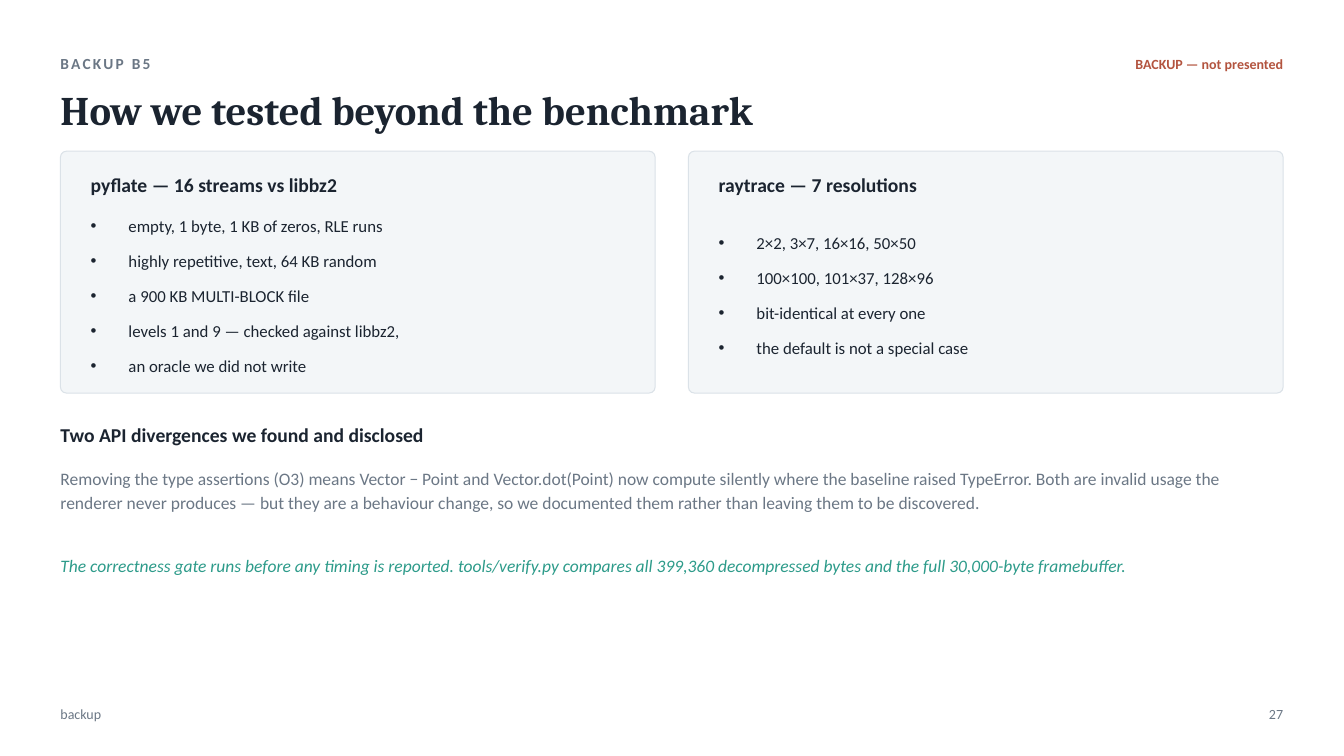
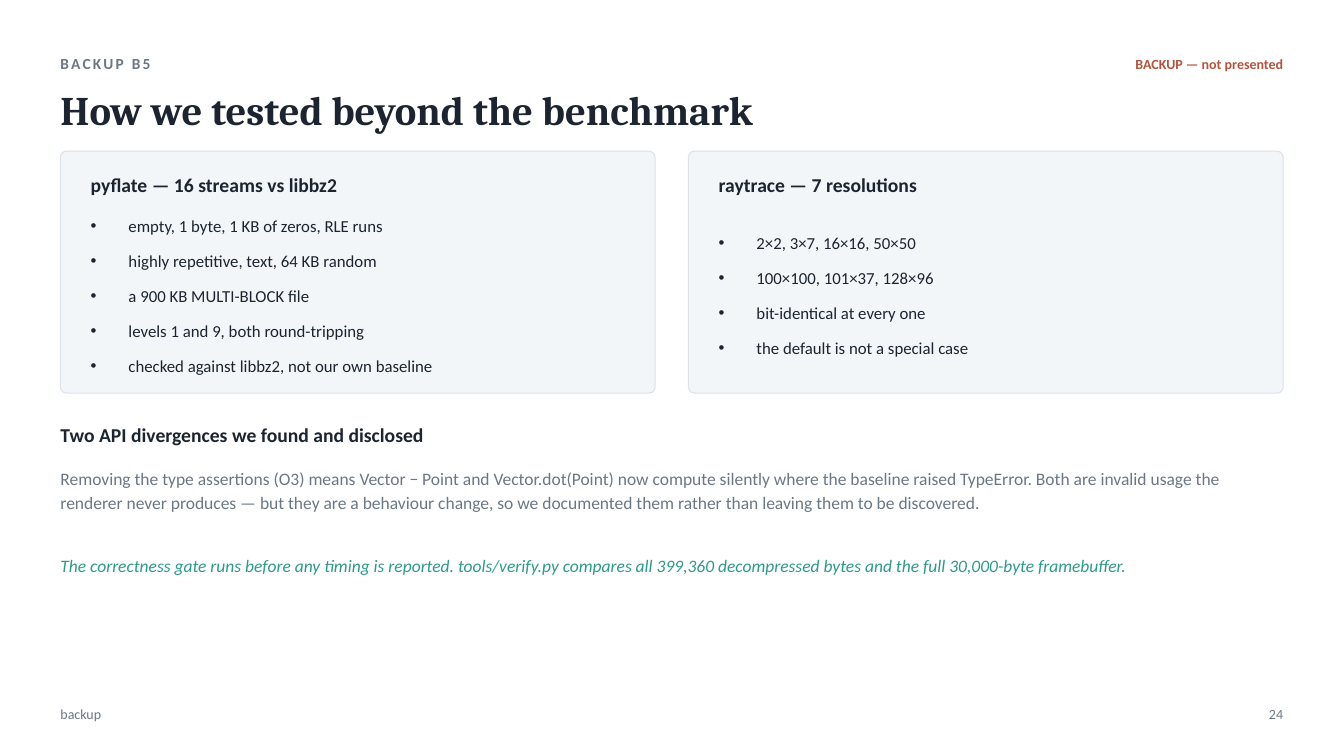
Before and after one commit to taha-tahaa/hwsw-codesign-project, a slide deck: slide 24 of presentation/HWSW_CoDesign_Final_Taha_Lana.pptx (slide 27 before the commit). Drawn at 1344x756 pixels with LibreOffice and Linux fonts; fonts in the diff are those of the drawing. Boxes give left, top, right and bottom in pixels: in the first picture for what was removed or moved away, otherwise in the second. Text is boxed around its words. In the diff, an @@ line names an element or a change of style, - is before the commit and + after.

```diff
--- a/presentation/HWSW_CoDesign_Final_Taha_Lana.pptx
+++ b/presentation/HWSW_CoDesign_Final_Taha_Lana.pptx
@@ text at bbox=[128, 325, 433, 375]: text changed @@
-• levels 1 and 9 — checked against libbz2,
-• an oracle we did not write
+• levels 1 and 9, both round-tripping
+• checked against libbz2, not our own baseline
@@ text at bbox=[1269, 710, 1283, 719]: text changed @@
-27
+24
```
Also in this commit, not shown: 20 other slides changed, 2 slides added, 4 slides removed, 2 other files.
